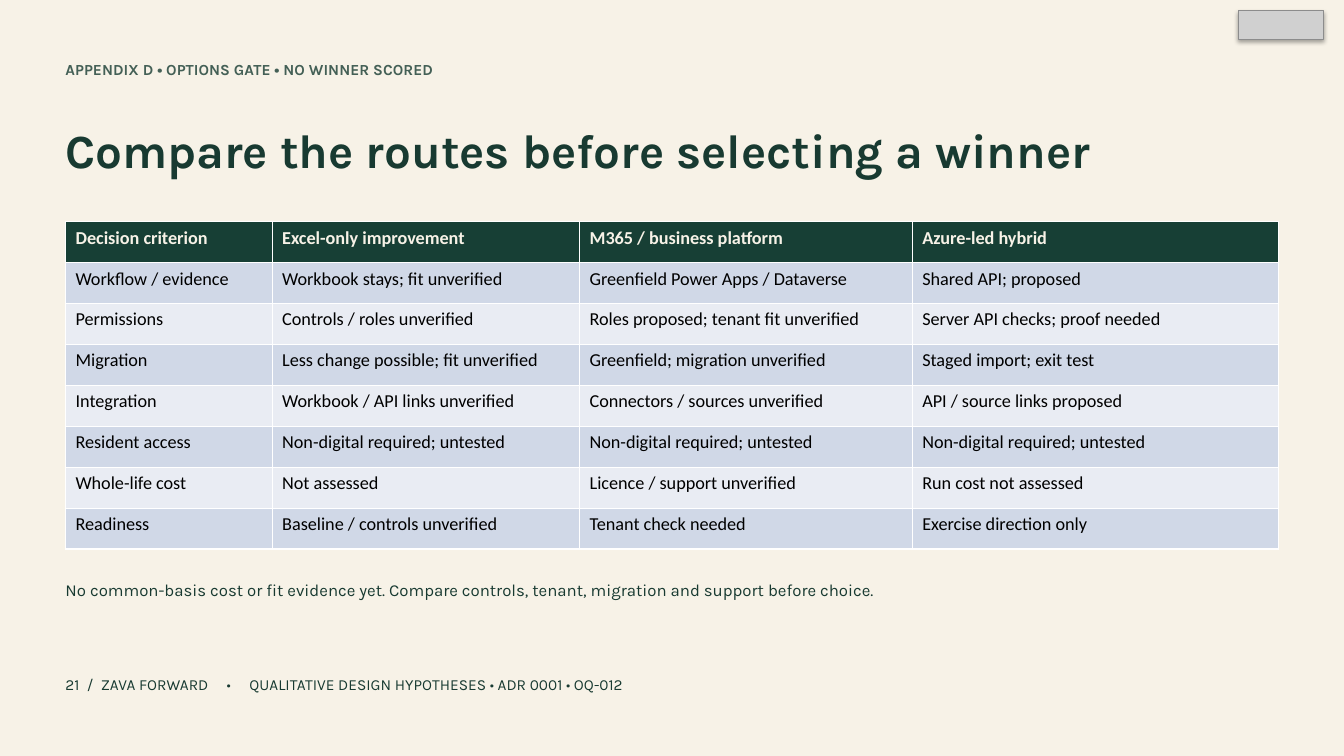
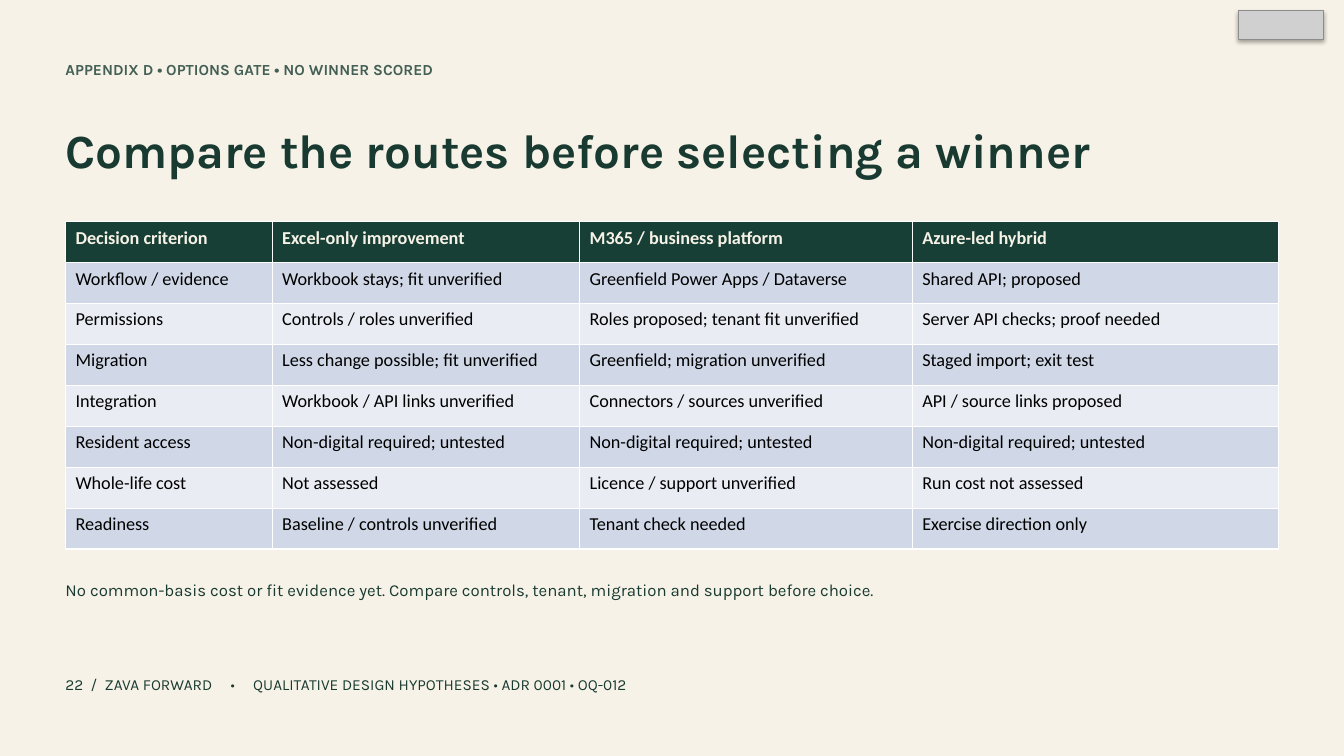
Before and after one commit to jmservera/ama, a slide deck: slide 22 of docs/capstone/deck/zava-forward-executive-draft.pptx (slide 21 before the commit). Drawn at 1344x756 pixels with LibreOffice and Linux fonts; fonts in the diff are those of the drawing; grey boxes stand for pictures. Boxes give left, top, right and bottom in pixels: in the first picture for what was removed or moved away, otherwise in the second. Text is boxed around its words. In the diff, an @@ line names an element or a change of style, - is before the commit and + after.

```diff
--- a/docs/capstone/deck/zava-forward-executive-draft.pptx
+++ b/docs/capstone/deck/zava-forward-executive-draft.pptx
@@ text at bbox=[65, 680, 627, 693]: text changed @@
-21 / ZAVA FORWARD • QUALITATIVE DESIGN HYPOTHESES • ADR 0001 • OQ-012
+22 / ZAVA FORWARD • QUALITATIVE DESIGN HYPOTHESES • ADR 0001 • OQ-012
```
Also in this commit, not shown: 8 other slides changed, 1 slide added, 27 other files.
